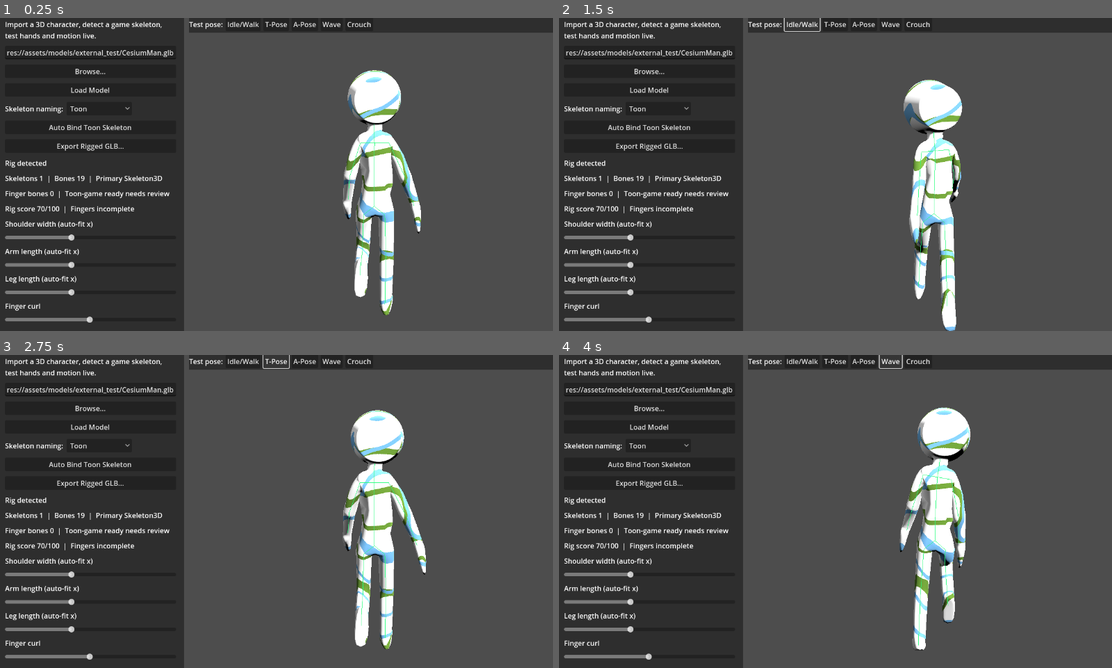
Above: before the commit, frames 1-4 (two rows, left to right).
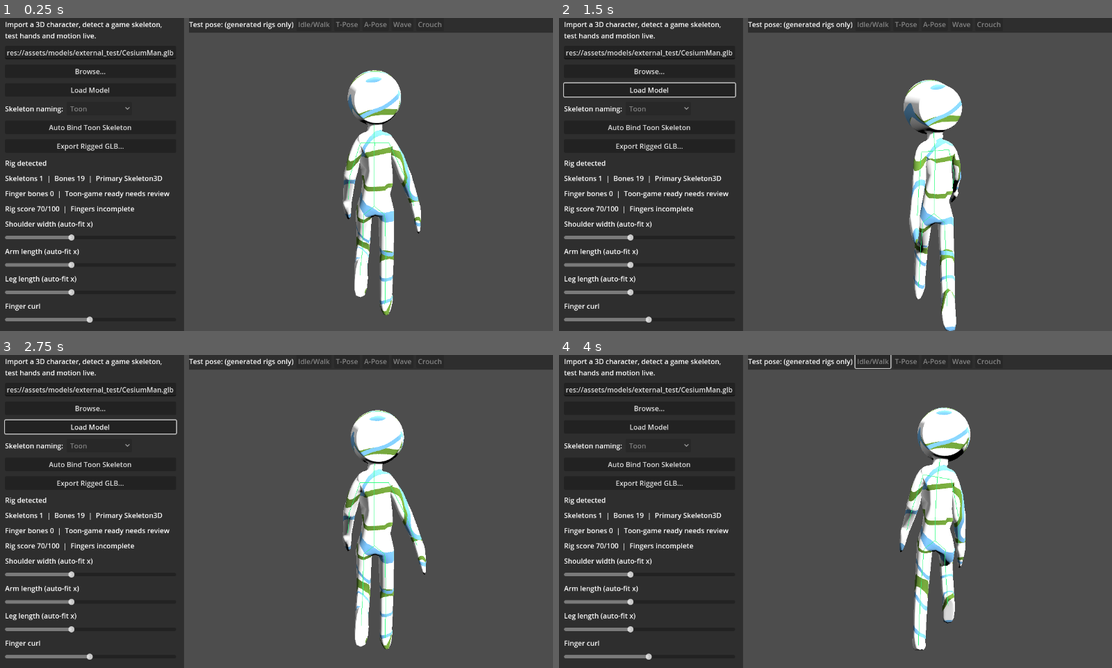
Above: after the commit, the same moments.

Repository: gino07172002/auto-rig-learning
Game: Godot game, scene res://scenes/auto_rig_lab.tscn
Two runs of this game, one before a commit and one after it. Both use one fixed random seed, a clock stepped at 60 frames per second and the inputs below.
Inputs (mouse positions are in pixels of both pictures, inside the frame that each line leads up to):
- Up to frame 1 (0.25 s): no input
- Up to frame 2 (1.5 s): click "Load Model" at 0.5 s; click (802, 24) at 1.25 s, where only the run before the commit has a clickable "Idle/Walk"
- Up to frame 3 (2.75 s): click (276, 361) at 2 s, where only the run before the commit has a clickable "T-Pose"
- Up to frame 4 (4 s): click (863, 361) at 2.75 s, where only the run before the commit has a clickable "A-Pose"; click (890, 361) at 3.5 s, where only the run before the commit has a clickable "Wave"

The runs differ from the first frame. In frame 1, 0.4% of the frame differs, in the area x 12-80%, y 1-30%; in frame 2, 0.7%, in the area x 0-80%, y 0-30%; in frame 3, 0.7%; in frame 4, 0.4%.

Commit message:
ux: disable pose/naming controls when imported animation owns the rig
Addresses the review's open question: pose presets and naming only affect generated rigs, so when an imported model's AnimationPlayer owns the pose, the pose buttons are disabled and the toolbar label shows '(generated rigs only)'; naming is disabled for non-generated rigs. Test asserts disabled for CesiumMan (imported+animated), enabled for an auto-fit model.

Co-Authored-By: Claude Opus 4.8 <noreply@anthropic.com>

Diff:
--- a/scripts/auto_rig/auto_rig_lab.gd
+++ b/scripts/auto_rig/auto_rig_lab.gd
@@ -298,6 +298,7 @@
 	_cache_skeleton()
 	_rebuild_bone_labels()
 	_setup_builtin_animation()
+	_update_pose_controls_enabled()
 	if report.get("auto_fit_candidate", false) and _skeleton != null:
 		_bone_summary.text = "Generated preview  |  Bones %d  |  Primary %s" % [
 			_skeleton.get_bone_count(),
@@ -625,6 +626,24 @@
 func _set_pose_mode(mode: int) -> void:
 	_pose_mode = mode
 	_pose_preview(0.0)
+
+# Pose presets and naming only affect GENERATED rigs we drive ourselves. When an
+# imported model's own AnimationPlayer owns the pose, disable those controls (and
+# explain why) so the UI doesn't offer no-ops.
+func _update_pose_controls_enabled() -> void:
+	var owned_by_anim: bool = _anim_player != null and _anim_player.is_playing()
+	var generated: bool = bool(_last_report.get("auto_fit_candidate", false))
+	var pose_usable: bool = generated and not owned_by_anim
+	for node_name in ["PoseIdle", "PoseTPose", "PoseAPose", "PoseWave", "PoseCrouch"]:
+		var btn: Button = find_child(node_name, true, false)
+		if btn != null:
+			btn.disabled = not pose_usable
+	if _naming_option != null:
+		# Naming changes require re-generating, so only meaningful for generated rigs.
+		_naming_option.disabled = not generated
+	var pose_label: Label = find_child("PoseToolbarLabel", true, false)
+	if pose_label != null:
+		pose_label.text = "Test pose:" if pose_usable else "Test pose: (generated rigs only)"
 
 # Applies a static demo pose by rotating upper-arm / forearm / thigh / shin
 # bones. Bone names cover the Toon and Blender presets used by the generated rig.
--- a/scripts/tests/test_auto_rig_lab.gd
+++ b/scripts/tests/test_auto_rig_lab.gd
@@ -54,6 +54,7 @@
 	test_bone_selection_updates_info_and_highlight()
 	test_test_pose_presets_change_pose()
 	test_idle_walk_swings_blender_named_rig()
+	test_pose_controls_disabled_for_imported_animation()
 
 # Rigged-skeleton model used for the detection tests. CesiumMan is a small
 # in-repo fixture with a real skinned skeleton, so this test is self-contained.
@@ -490,6 +491,27 @@
 	TestAssert.truthy(skel.get_bone_pose_rotation(arm).angle_to(Quaternion.IDENTITY) > 0.01, "idle swing moves the blender-named arm")
 	lab.free()
 
+# Pose presets are no-ops on an imported rig whose own AnimationPlayer owns the
+# pose, so those controls must be disabled (with a generated-rig hint), while an
+# auto-fit model keeps them enabled.
+func test_pose_controls_disabled_for_imported_animation() -> void:
+	var scene: PackedScene = load("res://scenes/auto_rig_lab.tscn")
+	var lab = scene.instantiate()
+	var tree := Engine.get_main_loop() as SceneTree
+	tree.root.add_child(lab)
+
+	# Imported rig with its own animation (CesiumMan): pose buttons disabled.
+	lab.find_child("ModelPathEdit", true, false).text = RIGGED_MODEL
+	lab._load_model_from_ui()
+	var tpose_btn: Button = lab.find_child("PoseTPose", true, false)
+	TestAssert.truthy(tpose_btn.disabled, "pose button disabled for imported animated rig")
+
+	# Auto-fit generated rig: pose buttons enabled.
+	lab.find_child("ModelPathEdit", true, false).text = "res://assets/models/external_test/noskel/noskel_tall_tpose.glb"
+	lab._load_model_from_ui()
+	TestAssert.falsy(tpose_btn.disabled, "pose button enabled for generated rig")
+	lab.free()
+
 func test_auto_rig_lab_scene_has_split_rig_and_preview_workspace() -> void:
 	var scene: PackedScene = load("res://scenes/auto_rig_lab.tscn")
 	TestAssert.truthy(scene != null, "auto rig lab scene exists")
